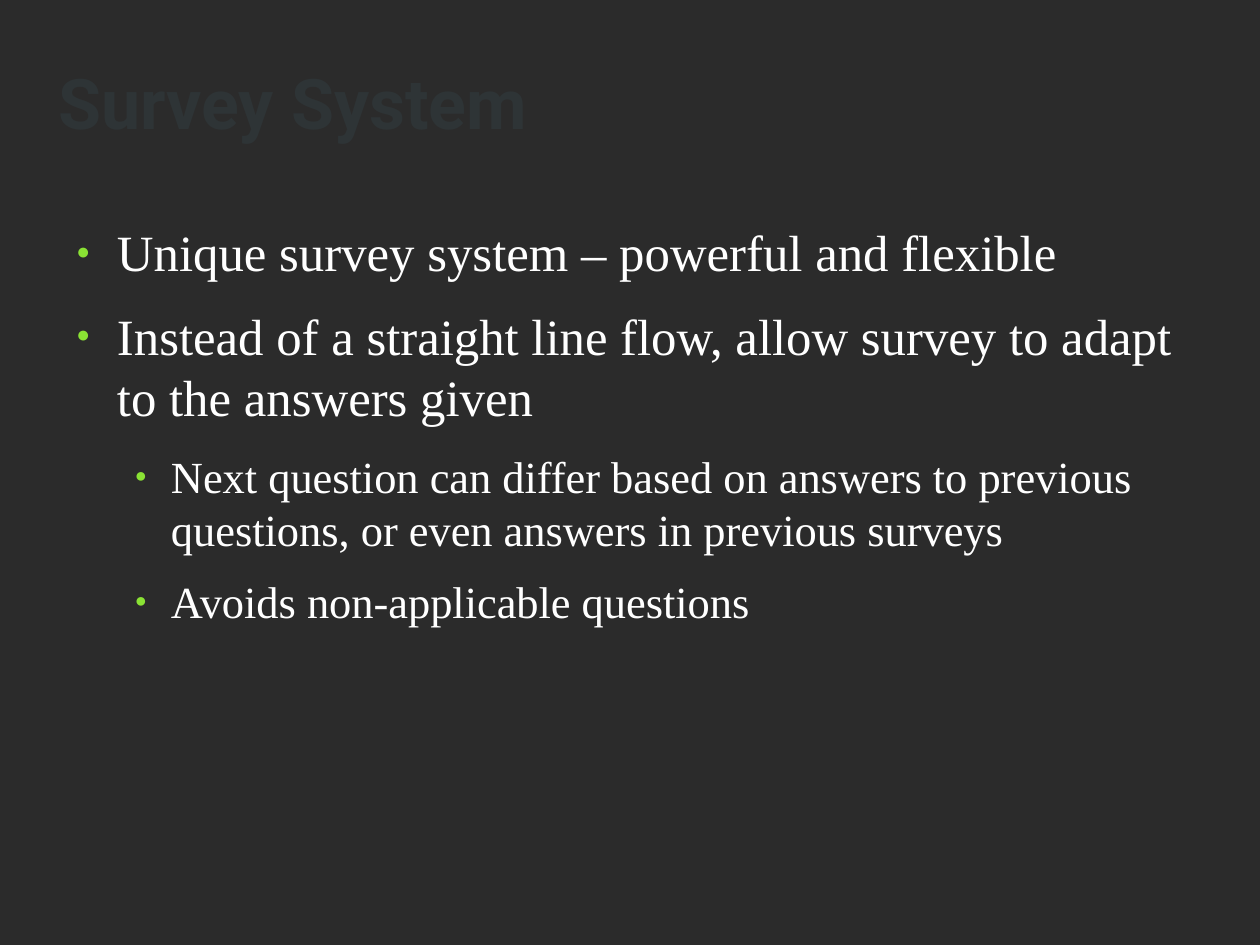
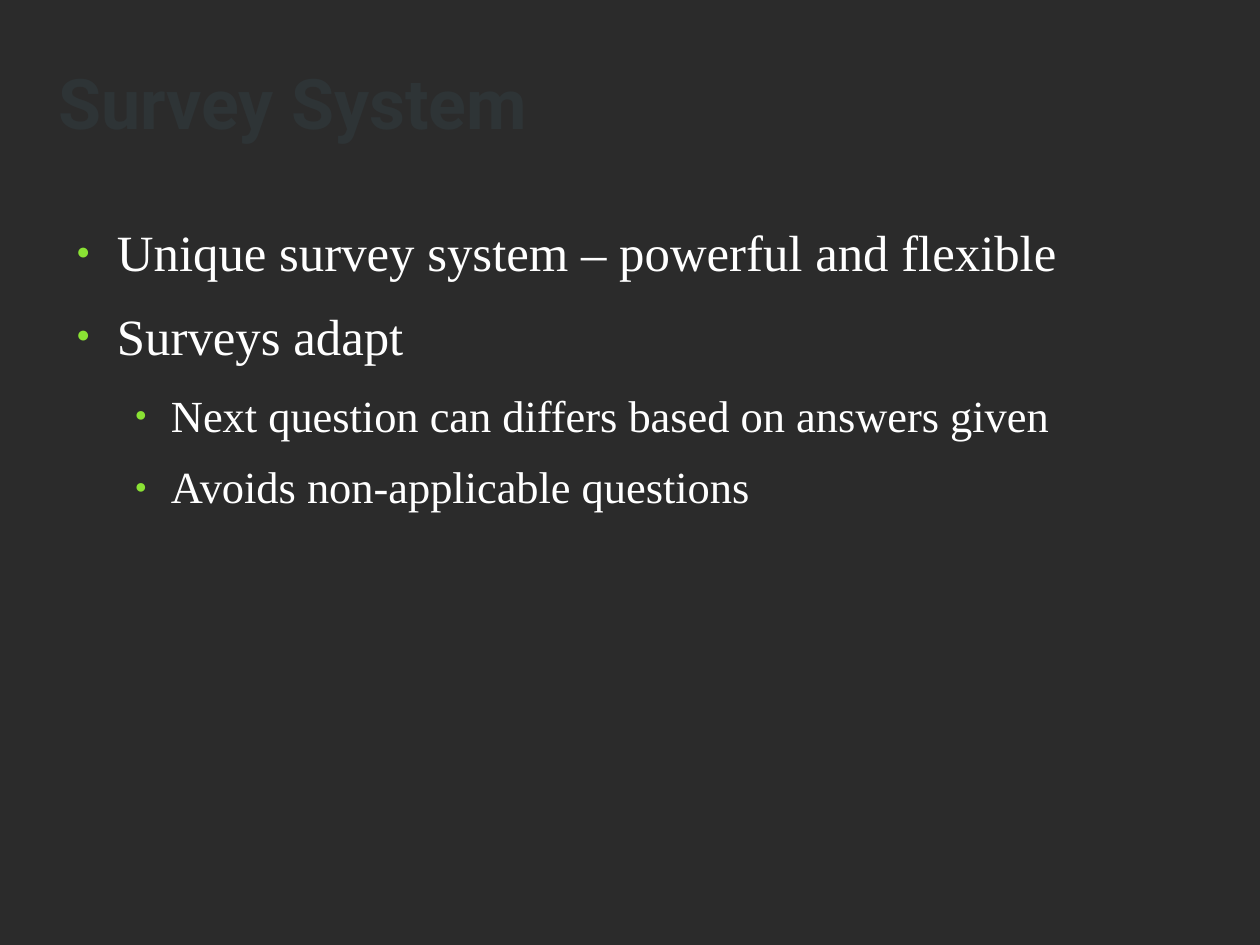
Before and after one commit to aewalker/Survey-Droid, a slide deck: slide 6 of doc/presentation-slides.odp. Drawn at 1260x945 pixels with LibreOffice and Linux fonts; fonts in the diff are those of the drawing; background and template pictures are left out; a plain dark background stands for a picture behind light text. Boxes give left, top, right and bottom in pixels: in the first picture for what was removed or moved away, otherwise in the second. Text is boxed around its words. In the diff, an @@ line names an element or a change of style, - is before the commit and + after.

```diff
--- a/doc/presentation-slides.odp
+++ b/doc/presentation-slides.odp
@@ text at box(117, 319, 1049, 441): text changed @@
-● Instead of a straight line flow, allow survey to adapt to the answers given
-  ● Next question can differ based on answers to previous questions, or even answers in previous surveys
+● Surveys adapt
+  ● Next question can differs based on answers given
```
Also in this commit, not shown: 9 other slides changed, 2 other files.
